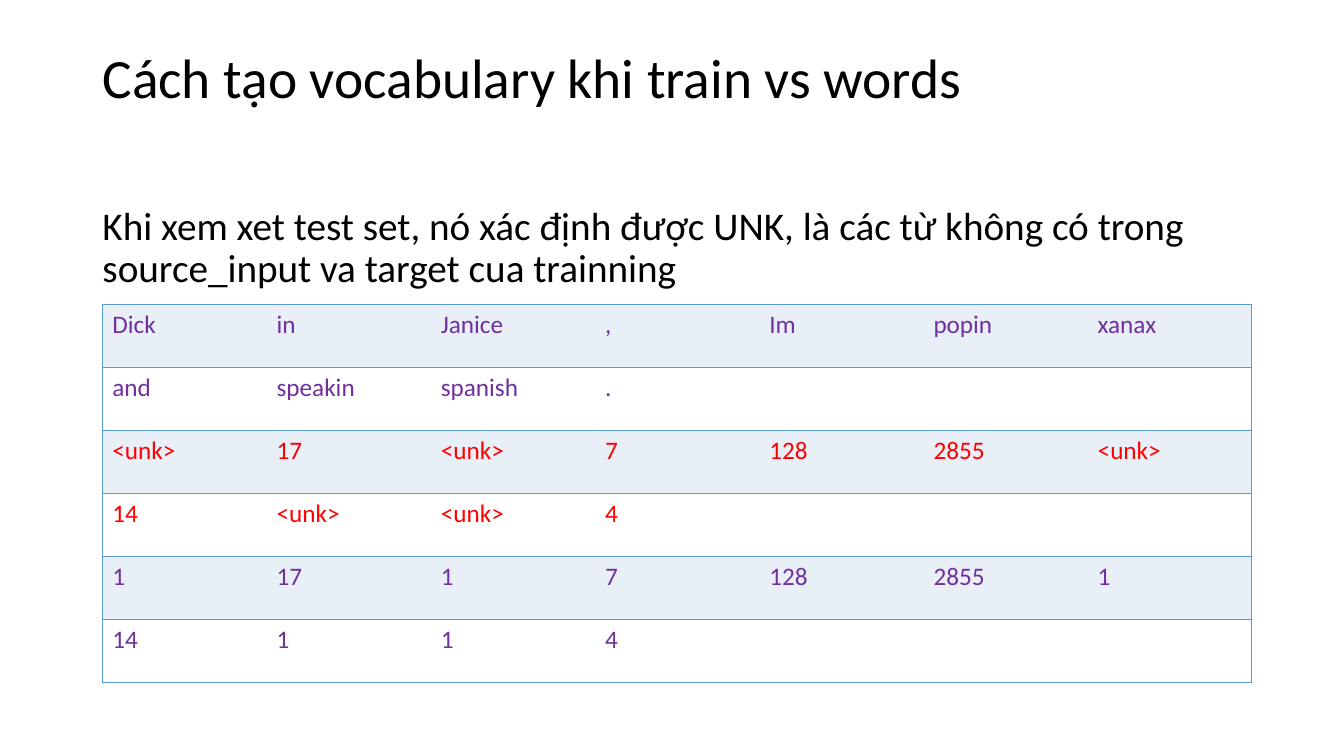
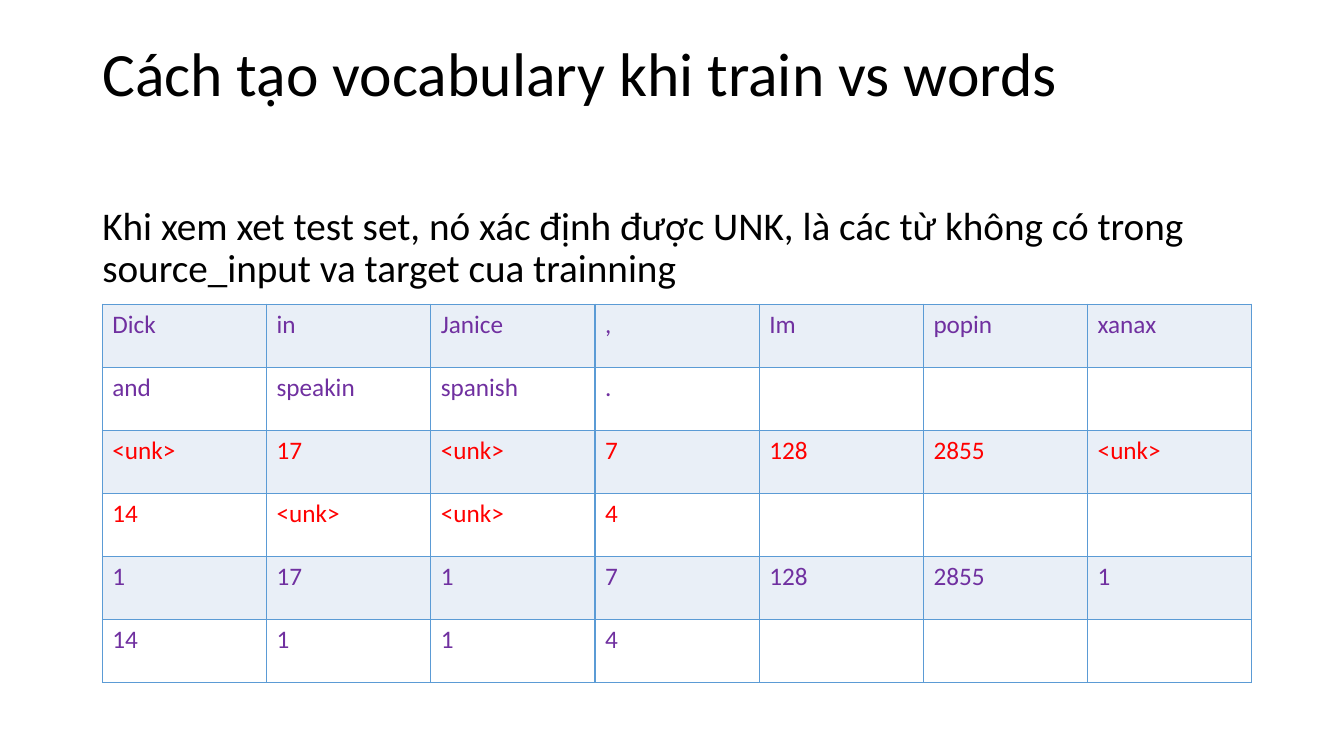
Before and after one commit to manhcntt21/TextNormSeq2Seq, a slide deck: slide 21 of Presentation1.pptx. Drawn at 1344x756 pixels with LibreOffice and Linux fonts; fonts in the diff are those of the drawing. Boxes give left, top, right and bottom in pixels: in the first picture for what was removed or moved away, otherwise in the second. Text is boxed around its words. In the diff, an @@ line names an element or a change of style, - is before the commit and + after.

```diff
--- a/Presentation1.pptx
+++ b/Presentation1.pptx
@@ text "Cách tạo vocabulary khi train ..." at [102,53,1057,107]: size 39.6 to 44 pt @@
@@ table at [103,304,1253,683] @@
@@ fill #EAEFF7 to #E9EFF7 in 21 cells @@
@@ borders changed @@
```
Also in this commit, not shown: 9 other slides changed, 5 slides added.
